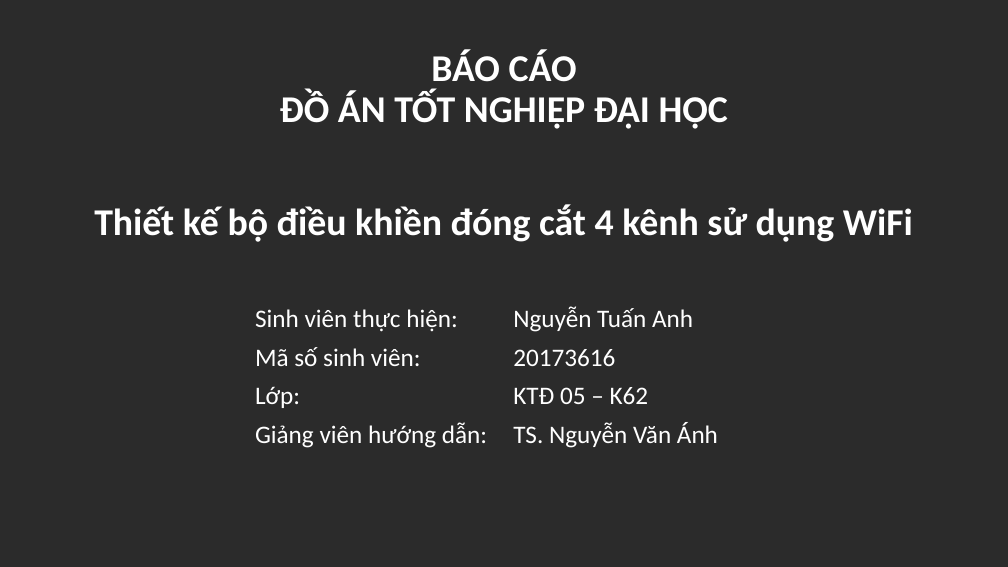
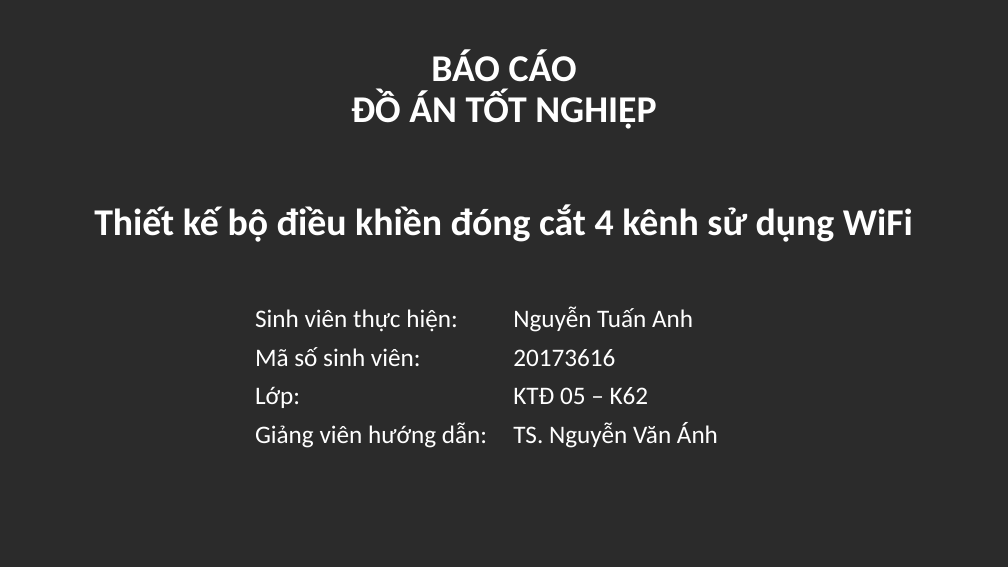
Before and after one commit to kurooroo/DATN, a slide deck: slide 2 of documents/Slide Đồ án tốt nghiệp_Nguyễn Tuấn Anh_REV1.pptx. Drawn at 1008x567 pixels with LibreOffice and Linux fonts; fonts in the diff are those of the drawing; background and template pictures are left out; a plain dark background stands for a picture behind light text. Boxes give left, top, right and bottom in pixels: in the first picture for what was removed or moved away, otherwise in the second. Text is boxed around its words. In the diff, an @@ line names an element or a change of style, - is before the commit and + after.

```diff
--- a/documents/Slide Đồ án tốt nghiệp_Nguyễn Tuấn Anh_REV1.pptx
+++ b/documents/Slide Đồ án tốt nghiệp_Nguyễn Tuấn Anh_REV1.pptx
@@ title at (94,49,913,242): text changed @@
-BÁO CÁO
-ĐỒ ÁN TỐT NGHIỆP ĐẠI HỌC
-Thiết kế bộ điều khiền đóng cắt 4 kênh sử dụng WiFi
+BÁO CÁO
+ĐỒ ÁN TỐT NGHIỆP
+Thiết kế bộ điều khiền đóng cắt 4 kênh sử dụng WiFi
```
Also in this commit, not shown: 5 other slides changed.
